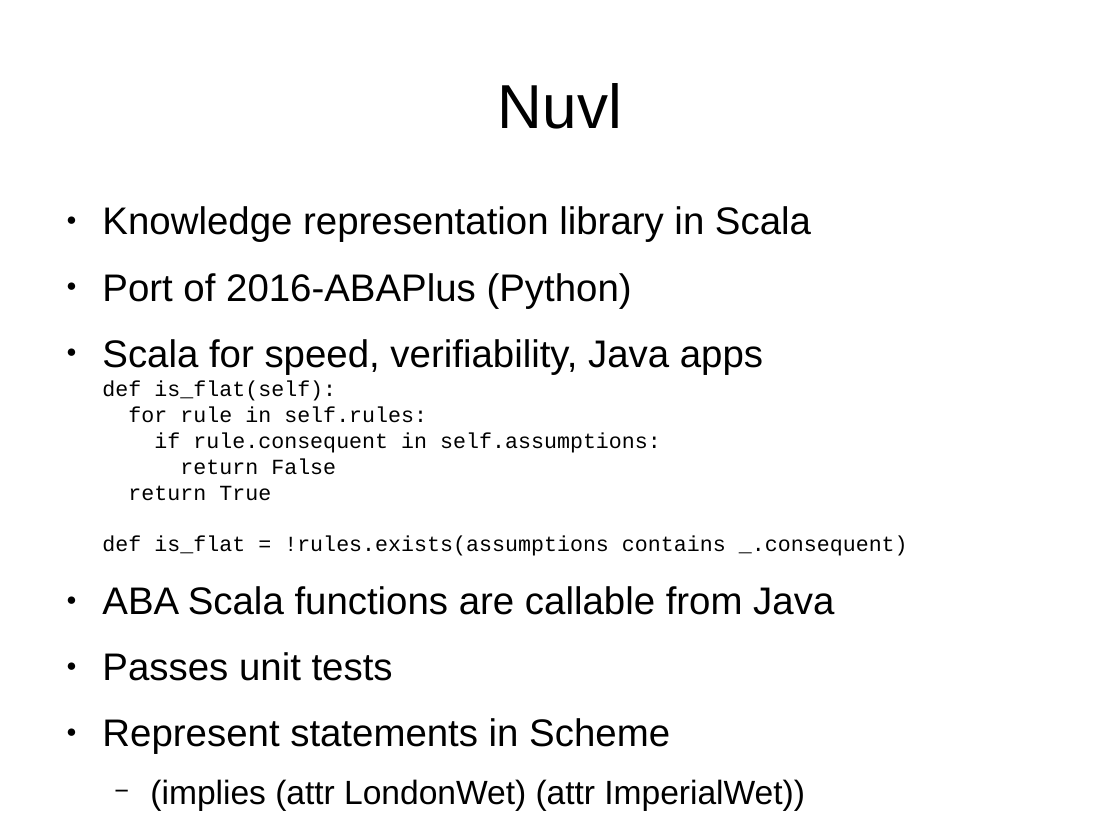
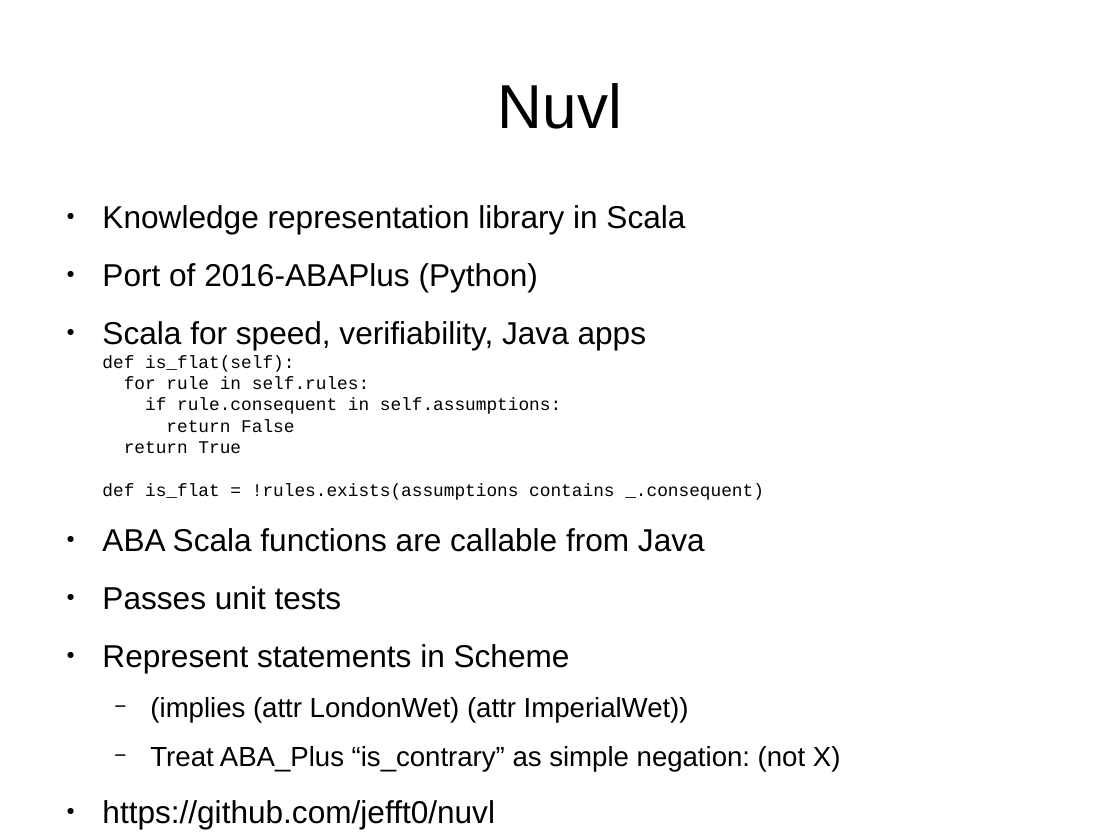
Before and after one commit to jefft0/nuvlworld, a slide deck: slide 3 of doc/Argumentation in Nuvl.odp. Drawn at 1120x840 pixels with LibreOffice and Linux fonts; fonts in the diff are those of the drawing. Boxes give left, top, right and bottom in pixels: in the first picture for what was removed or moved away, otherwise in the second. Text is boxed around its words. In the diff, an @@ line names an element or a change of style, - is before the commit and + after.

Commit message:
doc: Argumentation in Nuvl: version persented

```diff
--- a/doc/Argumentation in Nuvl.odp
+++ b/doc/Argumentation in Nuvl.odp
@@ text at bbox=[102, 205, 764, 722]: size 27.2 to 22.4 pt in "Knowledge representation library in Scala", "Port of 2016-ABAPlus (Python)", "Scala for speed, verifiability, Java apps", "ABA Scala functions are callable from Java" and 2 more places; size 15.3 to 12.6 pt in "def is_flat(self): for rule in self.rules: if ..."; size 23.8 to 19.6 pt in "(implies (attr LondonWet) (attr ImperialWet))" @@
@@ text at bbox=[102, 746, 841, 829]: paragraphs added @@
+  − Treat ABA_Plus “is_contrary” as simple negation: (not X)
+● https://github.com/jefft0/nuvl
```
Also in this commit, not shown: 3 other slides changed, 1 slide added.
